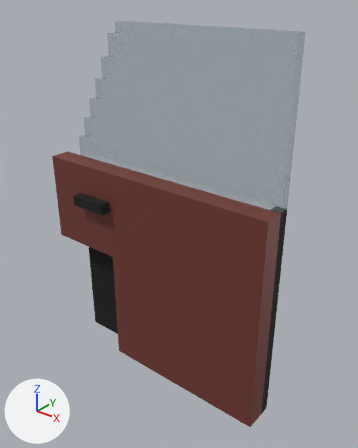
Before and after pictures for a commit that changed the glTF model packages/deadvox/src/content/base/assets/models/hatchback_rear_door.glb.
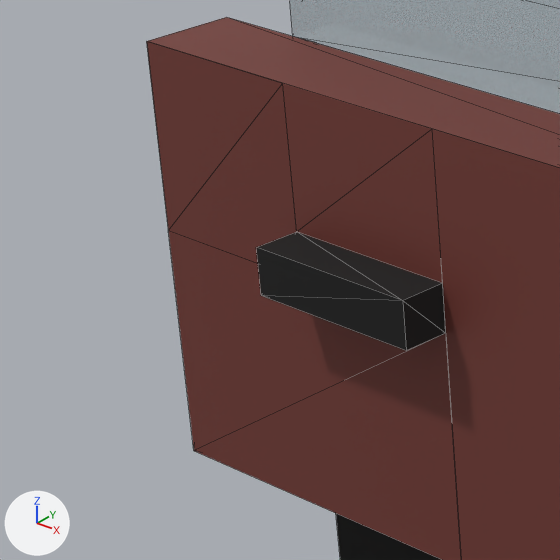
There are two pictures of each version: one whole from a camera (50 mm lens) standing at (0.111, -1.812, 1.465) and looking at (-0.701, -0.797, 0.836), one close up on the part from 7% to 37% of the width and 33% to 57% of the height. The axes (+X, +Y, +Z) are drawn at lower left. The lights are the same throughout. The last two pictures show the newer version. The close-ups show mesh edges as thin lines. Where no turn or scale is listed for an object, it has been applied to the vertices. Vertices at exactly the same position are counted once.

Names of what the first close-up shows: 'body:compound'.
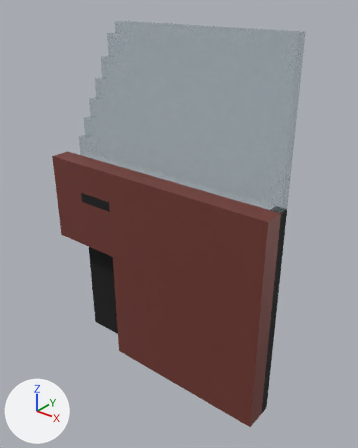
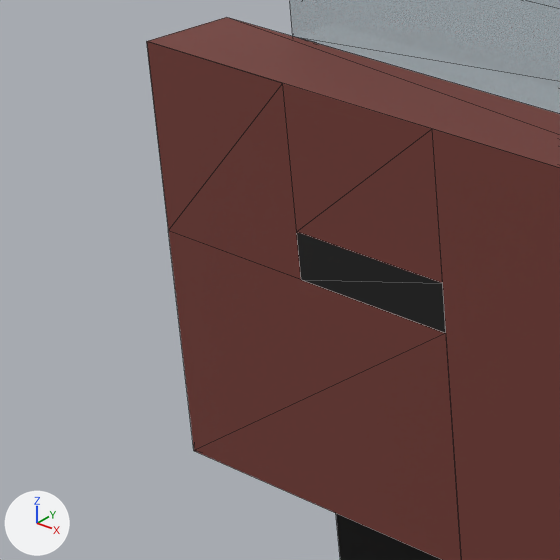
The change, as JSON lines over the scene's bpy script:
```json
{"block": "me_body_compound", "where": "# used by ob_body_compound; location = (0.0, 0.0, 0.0)"}
{"op": "remove", "block": "me_body_compound", "code": "me_body_compound.from_pydata(...)  # 77 vertices, 110 faces; spans x -1.156..-0.375, y -0.906..-0.781, z 0.312..1.375"}
{"op": "add", "block": "me_body_compound", "code": "me_body_compound.from_pydata(...)  # 73 vertices, 102 faces; spans x -1.156..-0.375, y -0.875..-0.781, z 0.312..1.375"}
{"block": "me_body_compound", "change": "me_body_compound part 1"}
{"block": "me_body_compound", "change": "4 vertices are removed from x -1.031..-0.906, y -0.906, z 0.844..0.875"}
{"block": "me_body_compound", "change": "10 faces are deleted"}
{"block": "me_body_compound", "change": "2 new faces join them, mat_0f0f0f (black #0f0f0f)"}
```

Changed parts and their boxes (x1, y1, x2, y2) in the close-ups (560 x 560 px):
```json
{"part": 1, "of": "me_body_compound", "change": "cut back", "before": [256, 232, 446, 351], "after": [297, 232, 446, 333]}
```
